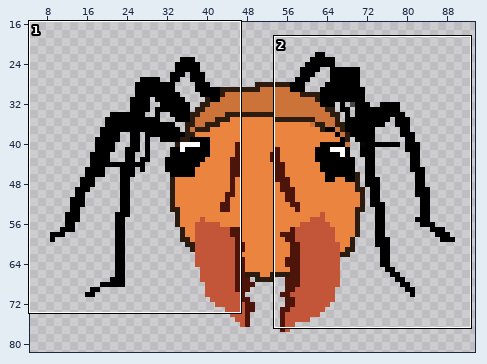
A sprite sheet gets an edit: images/entities/monsters/id1.png. Above: a wide view before the commit, with the close-up outlined.
Close-up. Before the edit:
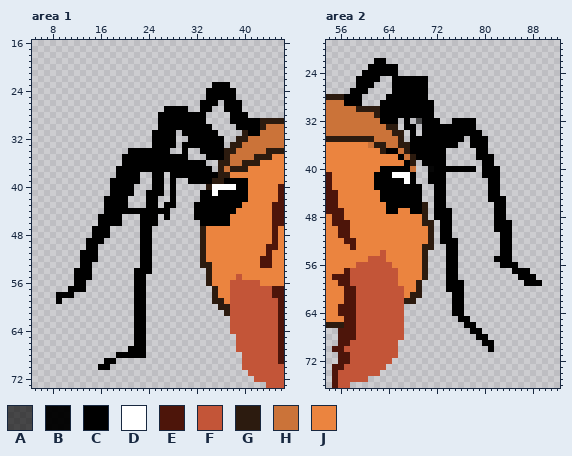
The file is 100x100 pixels. Pixels under 10% opacity are left out. Shown: area 1: x 5..46, y 16..73; area 2: x 54..92, y 19..76. The wide view leaves out empty margins.
Palette (. is transparent): A #000000a7  B #000000f8  C #000000  D #ffffff  E #4d150a  F #c35538  G #2c1b0f  H #cb7339  J #eb843f
Pixels before, area 1 (only the part around the change), first column x 5:
16 ..........................................
17 ..........................................
18 ..........................................
19 ..........................................
20 ..........................................
21 ..........................................
22 ..........................................
23 ..............................CCC.........
24 .............................CCCCC........
25 .............................CCCCC........
26 ............................CCC.CCC.......
27 ......................CCCC..CC..CCC.......
28 .....................CCCCCCCC....CCC......
29 .....................CCCCCCCC....CCCCCGGGG
30 .....................CCCCCCCCC....CCCCGHHH
31 ....................CCCC.CCCCCC....GCCHHHH
32 ....................CCCC..CCCCCC..GGHHHHHH
33 ....................CCCC.CCCCCCC.GGHHHHHHH
34 ................CCCCCCC..C..CCCCGGHHHHHGGG
35 ...............CCCCCCCCCCC...CCCGHHHHGGGJJ
36 ...............CCCCCCCCCCCCCC..GGHHGGGJJJJ
37 ..............CCCCCCCCCCCCCCCC.GHGGGJJJJJJ
38 ..............CCCC..CC.CCCCCCCCGGJJJJJJJJJ
39 .............CCCCC..CC.C..CCCCGGCCCCJJJJJJ
40 .............CCCC...CC.C.....GDDDDCCJJJJJE
41 .............CCCC..CCC.C....CCDCCCCCJJJJJE
42 ............CCCC...CC..C....CCCCCCCCJJJJJE
43 ............CCCC...CC.CC...CCCCCCCCJJJJJEE
44 ............CCCCCCCCCCC....CCCCCCCJJJJJJEE
45 ...........CCCC...CCC.C....CCCCCCJJJJJJJEE
46 ...........CCCC...CCC.......CCCCCJJJJJJJEE
47 ..........CCC.....CC........GJJJJJJJJJJJEJ
48 ..........CCC.....CC........GJJJJJJJJJJJEJ
49 .........CCC......CC........GJJJJJJJJJJJEJ
50 .........CC.......CC........GJJJJJJJJJJEEJ
51 ........CCC.......CC........GJJJJJJJJJJEJJ
52 ........CCC.......CC........GJJJJJJJJJEEJJ
53 ........CC........CC........GGJJJJJJJJEEJJ
54 .......CCC.......CCC.........GJJJJJJJJJJJJ
55 .......CCC.......CC..........GJJJJFJJJJJJJ
56 .......CC........CC..........GJJJFFFFFJJJJ
57 ......CCC........CC...........GJJFFFFFFFEE
58 ....CCC..........CC...........GJJFFFFFFFEE
59 ....C............CC...........GGJFFFFFFFFE
60 .................CC............GGFFFFFFFFE
61 .................CC.............GFFFFFFFFE
62 .................CC..............FFFFFFFFE
63 .................CC..............FFFFFFFFE
64 .................CC..............FFFFFFFFE
65 .................CC...............FFFFFFFE
66 .................CC...............FFFFFFFE
67 ................CCC...............FFFFFFFE
68 ..............CCCCC................FFFFFFE
69 ............CC.....................FFFFFFE
70 ...........CC......................FFFFFFF
71 ....................................FFFFFF
72 .....................................FFFFF
73 .......................................FFF
Pixels before, area 2, first column x 54:
22 ........CC..........................
23 .......CCCCC........................
24 ......CCCCCC........................
25 .....CCCC..CCCCCC...................
26 .....CCC...CCCCCC...................
27 ....CCC....CCCCCC...................
28 GGGCCC....CCCCCCC...................
29 HHHCCC...CCCCCCCCC..................
30 HHHHHGGGGCCCCCCCCC..................
31 HHHHHHHHGCCCCCCCCC..................
32 HHHHHHHHHCCC.C.ACCC..CCCC...........
33 HHHHHHHHHHGG.CC.CCCCCCCCC...........
34 HHHHHHHHHHHGG.C.CCCCCCCCCC..........
35 GGGGGGGGHHHHG.CCCCCCCCC.CCC.........
36 JJJJJJJHGGHHGGCCCCCCCC..CCC.........
37 JJJJJJJJJGCCHGCCCCCC.....CC.........
38 JJJJJJJJJJJJCHGCCCCC.....CCC........
39 JJJJJJJJJJJJJCG.CCCC......CC........
40 JJJJJJJJJCCCCCH..BCCCCCCC.CCC.......
41 EJJJJJJJCCCDDDC..CCC......CCC.......
42 EJJJJJJJCCCCCDC..CCC.......CC.......
43 EJJJJJJJCCCCCCCC..CC.......CC.......
44 EEJJJJJJJCCCCCCC..CC.......CC.......
45 EEJJJJJJJCCCCCCC..CC.......CCC......
46 EEJJJJJJJJCCCCCCG.CC........CC......
47 EEEJJJJJJJCCJJCCG.CCC.......CC......
48 JEEJJJJJJJJJJJJJG.CCC.......CC......
49 JEEEJJJJJJJJJJJJGG.CC.......CCC.....
50 JJEEJJJJJJJJJJJJJG.CC.......CCC.....
51 JJEEJJJJJJJJJJJJJG.CC........CC.....
52 JJJEEJJJJJJJJJJJJG.CCC.......CC.....
53 JJJJEJJJJJJJJJJJGG..CC.......CC.....
54 JJJJJJJJJFJJJJJJG...CC.......CC.....
55 JJJJJJJFFFJJJJJJG...CC......CCC.....
56 JJJJJFFFFFFJJJJJG...CC.......CCC....
57 JJJEFFFFFFFFJJJJG...CC.........CCC..
58 JEEEFFFFFFFFJJJJG...CC..........CCC.
59 JJEEFFFFFFFFJJJG....CCC..........CCC
60 JJJEEFFFFFFFFJJG....CCC.............
61 JJJEEFFFFFFFFJGG.....CC.............
62 JJJEEFFFFFFFFGG......CC.............
63 JJEEEFFFFFFFF........CC.............
64 JJEEEFFFFFFFF........CC.............
65 JJJEEFFFFFFFF.........CC............
66 GGGEEFFFFFFFF..........CC...........
67 ..EEEFFFFFFFF...........CC..........
68 ..EEEFFFFFFFF............CC.........
69 ..EEFFFFFFFF..............CC........
70 .EEFFFFFFFFF...............C........
71 ..EEFFFFFFFF........................
72 ..EEFFFFFFF.........................
73 .EEFFFFFFF..........................
74 .EFFFFFFF...........................
75 .EFFFFF.............................
76 .EFF................................
And afterwards:
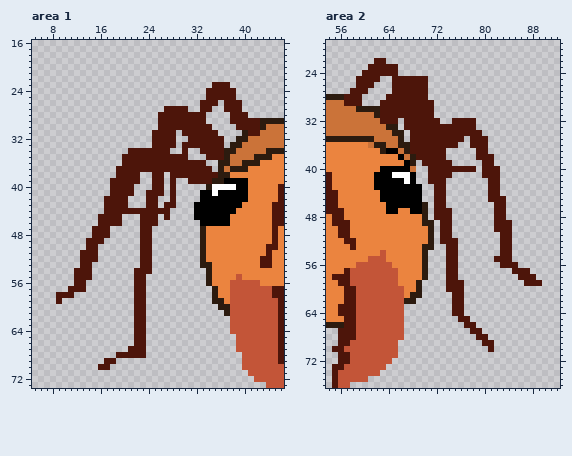
Difference:
Changed rows in their new state; - is an unchanged pixel.
Area 1:
first column x 9:
23 --------------------------EEE-----
24 -------------------------EEEEE----
25 -------------------------EEEEE----
26 ------------------------EEE-EEE---
27 ------------------EEEE--EE--EEE---
28 -----------------EEEEEEEE----EEE--
29 -----------------EEEEEEEE----EEEEE
30 -----------------EEEEEEEEE----EEEE
31 ----------------EEEE-EEEEEE-----EE
32 ----------------EEEE--EEEEEE------
33 ----------------EEEE-EEEEEEE------
34 ------------EEEEEEE--E--EEEE------
35 -----------EEEEEEEEEEE---EEE------
36 -----------EEEEEEEEEEEEEE---------
37 ----------EEEEEEEEEEEEEEEE--------
38 ----------EEEE--EE-EEEEEEEE-------
39 ---------EEEEE--EE-E--EEEE--------
40 ---------EEEE---EE-E--------------
41 ---------EEEE--EEE-E--------------
42 --------EEEE---EE--E--------------
43 --------EEEE---EE-EE--------------
44 --------EEEEEEEEEEE---------------
45 -------EEEE---EEE-E---------------
46 -------EEEE---EEE-----------------
47 ------EEE-----EE------------------
48 ------EEE-----EE------------------
49 -----EEE------EE------------------
50 -----EE-------EE------------------
51 ----EEE-------EE------------------
52 ----EEE-------EE------------------
53 ----EE--------EE------------------
54 ---EEE-------EEE------------------
55 ---EEE-------EE-------------------
56 ---EE--------EE-------------------
57 --EEE--------EE-------------------
58 EEE----------EE-------------------
59 E------------EE-------------------
60 -------------EE-------------------
61 -------------EE-------------------
62 -------------EE-------------------
63 -------------EE-------------------
64 -------------EE-------------------
65 -------------EE-------------------
66 -------------EE-------------------
67 ------------EEE-------------------
68 ----------EEEEE-------------------
69 --------EE------------------------
70 -------EE-------------------------
Area 2:
first column x 57:
22 -----EE--------------------------
23 ----EEEEE------------------------
24 ---EEEEEE------------------------
25 --EEEE--EEEEEE-------------------
26 --EEE---EEEEEE-------------------
27 -EEE----EEEEEE-------------------
28 EEE----EEEEEEE-------------------
29 EEE---EEEEEEEEE------------------
30 ------EEEEEEEEE------------------
31 ------EEEEEEEEE------------------
32 ------EEE-EEEEEE--EEEE-----------
33 ----------EEEEEEEEEEEE-----------
34 -----------EEEEEEEEEEEE----------
35 -----------EEEEEEEEE-EEE---------
36 -----------EEEEEEEE--EEE---------
37 -----------EEEEEE-----EE---------
38 ------------EEEEE-----EEE--------
39 -------------EEEEE-----EE--------
40 --------------EEEEEEEE-EEE-------
41 --------------EEEE-----EEE-------
42 --------------EEE-------EE-------
43 ---------------EE-------EE-------
44 ---------------EE-------EE-------
45 ---------------EE-------EEE------
46 ---------------EE--------EE------
47 ---------------EEE-------EE------
48 ---------------EEE-------EE------
49 ----------------EE-------EEE-----
50 ----------------EE-------EEE-----
51 ----------------EE--------EE-----
52 ----------------EEE-------EE-----
53 -----------------EE-------EE-----
54 -----------------EE-------EE-----
55 -----------------EE------EEE-----
56 -----------------EE-------EEE----
57 -----------------EE---------EEE--
58 -----------------EE----------EEE-
59 -----------------EEE----------EEE
60 -----------------EEE-------------
61 ------------------EE-------------
62 ------------------EE-------------
63 ------------------EE-------------
64 ------------------EE-------------
65 -------------------EE------------
66 --------------------EE-----------
67 ---------------------EE----------
68 ----------------------EE---------
69 -----------------------EE--------
70 ------------------------E--------
Pixel boxes of the changes (left, top, right, bottom) in both close-ups:
changed: (56, 82, 260, 370)
changed: (344, 58, 542, 352)
